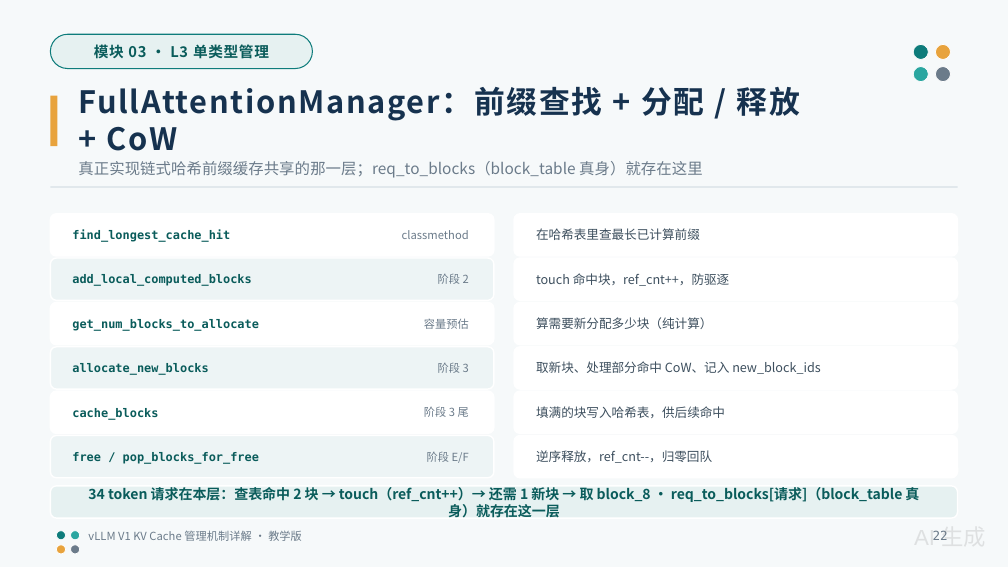
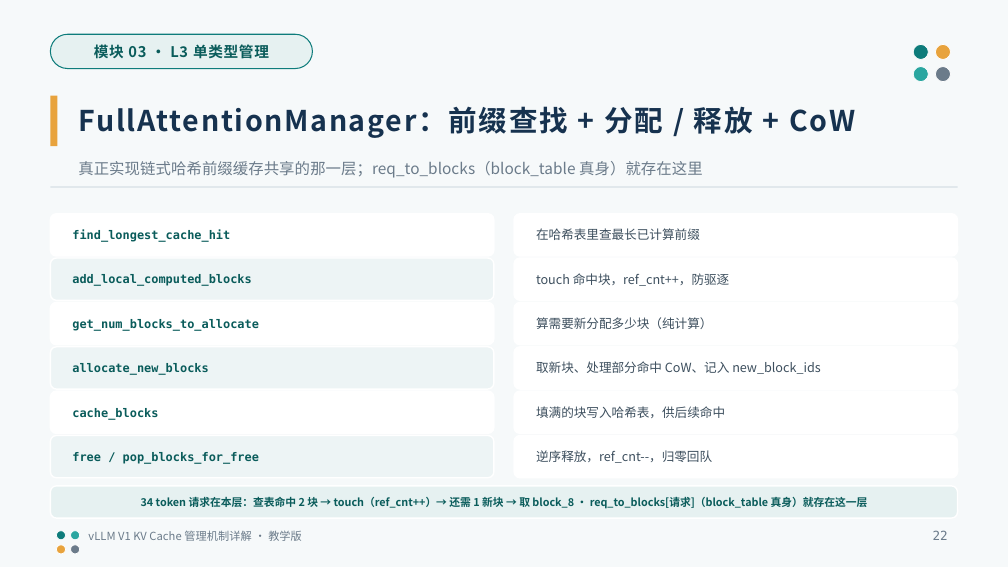
Before and after one commit to GoCHug/vllm, a slide deck: slide 22 of vllm/v1/core/kvcache_ppt/KVCache_管理机制详解_教学版.pptx. Drawn at 1008x567 pixels with LibreOffice and Linux fonts; fonts in the diff are those of the drawing. Boxes give left, top, right and bottom in pixels: in the first picture for what was removed or moved away, otherwise in the second. Text is boxed around its words. In the diff, an @@ line names an element or a change of style, - is before the commit and + after.

```diff
--- a/vllm/v1/core/kvcache_ppt/KVCache_管理机制详解_教学版.pptx
+++ b/vllm/v1/core/kvcache_ppt/KVCache_管理机制详解_教学版.pptx
@@ text "FullAttentionManager：前缀查找 + 分配 / 释放 ..." at (78,106,855,138): size 22 to 20.4 pt @@
@@ text removed at (402,230,469,239) @@
-classmethod
@@ text removed at (438,274,469,284) @@
-阶段 2
@@ text removed at (424,318,469,329) @@
-容量预估
@@ text removed at (438,363,469,373) @@
-阶段 3
@@ text removed at (424,407,469,417) @@
-阶段 3 尾
@@ text removed at (427,452,469,463) @@
-阶段 E/F
@@ text "34 token 请求在本层：查表命中 2 块 ..." at (141,495,868,510): size 10 to 7.8 pt @@
@@ text removed at (914,530,986,540) @@
-AI 生成
```
Also in this commit, not shown: 43 other slides changed, 1 other file.
